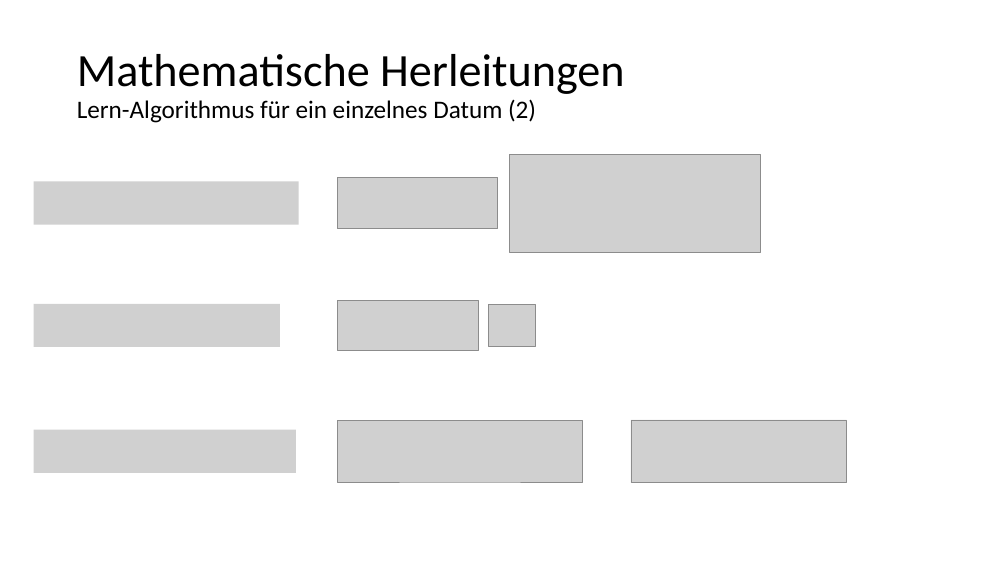
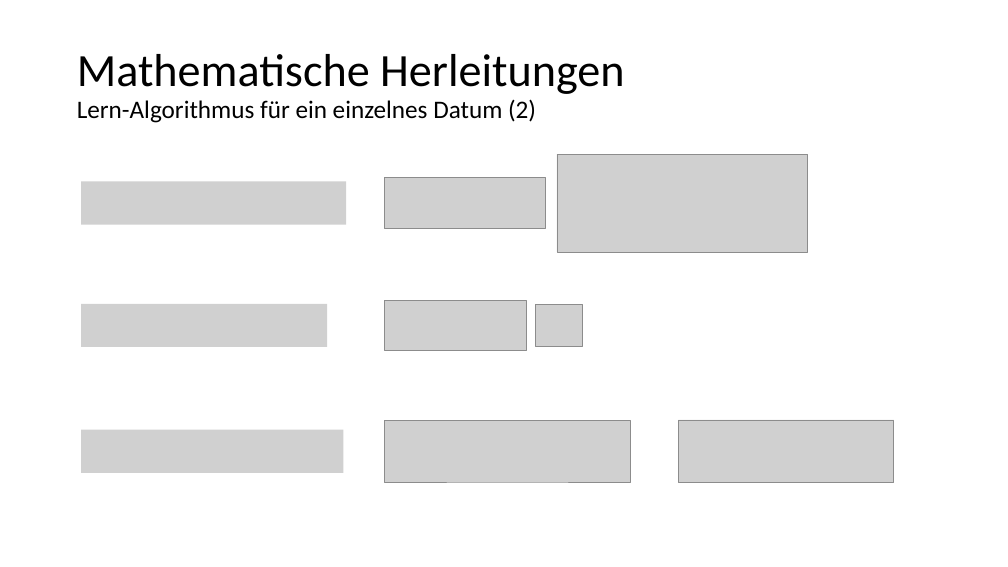
Before and after one commit to kevinsuedmersen/neural_networks_from_scratch, a slide deck: slide 18 of theory/submission/result_presentation.pptx. Drawn at 1008x567 pixels with LibreOffice and Linux fonts; fonts in the diff are those of the drawing; grey boxes stand for pictures. Boxes give left, top, right and bottom in pixels: in the first picture for what was removed or moved away, otherwise in the second. Text is boxed around its words. In the diff, an @@ line names an element or a change of style, - is before the commit and + after.

```diff
--- a/theory/submission/result_presentation.pptx
+++ b/theory/submission/result_presentation.pptx
@@ 5 pictures: place and size @@
-5 pictures at [34, 154, 847, 482]
+5 pictures at [81, 154, 894, 482]
@@ 4 pictures: place and size @@
-4 pictures at [337, 177, 583, 482]
+4 pictures at [385, 177, 631, 482]
```
Also in this commit, not shown: 2 other slides changed, 3 slides added, 2 other files.
